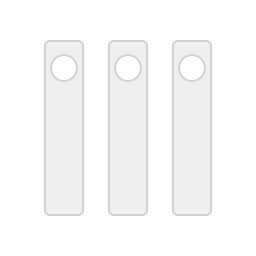
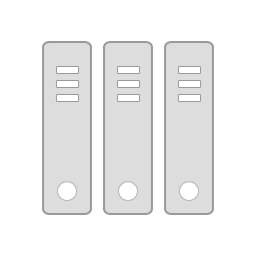
Comparing the layer stacks of the two 256px x 256px images. Changes:
added layer "Shape 4 copy 4" (1st of 3, in "Assets copy 4") in group "Assets copy 4" over [178, 95, 200, 101]
added layer "Shape 4 copy 3" (1st of 3, in "Assets copy 4") in group "Assets copy 4" over [178, 81, 201, 87]
moved "Shape 3" (1st of 3, in "Assets copy 4") above "Shape 2", painted on it over [179, 56, 204, 200]
painted on "Shape 2" (1st of 3, in "Assets copy 4") over [164, 40, 214, 216]
added layer "Shape 4 copy 4" (2nd of 3, in "Assets copy 3") in group "Assets copy 3" over [117, 95, 139, 101]
added layer "Shape 4 copy 3" (2nd of 3, in "Assets copy 3") in group "Assets copy 3" over [117, 81, 140, 87]
moved "Shape 3" (2nd of 3, in "Assets copy 3") above "Shape 2", painted on it over [116, 56, 140, 200]
removed group "Assets" (2 layers) over [44, 40, 84, 216]
painted on "Shape 2" (2nd of 3, in "Assets copy 3") over [103, 40, 153, 216]
added group "Assets copy 2" with 5 layers above "Layer 1 copy" over [42, 41, 92, 215]
added layer "Shape 4 copy 4" (3rd of 3, in "Assets copy 2") in group "Assets copy 2" over [56, 95, 78, 101]
added layer "Shape 4 copy 3" (3rd of 3, in "Assets copy 2") in group "Assets copy 2" over [56, 81, 79, 87]
added layer "Shape 4 copy 2" (3rd of 3, in "Assets copy 2") in group "Assets copy 2" over [75, 67, 78, 73]
moved "Shape 3" (3rd of 3, in "Assets copy 2") into group "Assets copy 2", painted on it over [52, 56, 77, 200]
moved "Shape 2" (3rd of 3, in "Assets copy 2") into group "Assets copy 2", painted on it over [42, 40, 92, 216]
